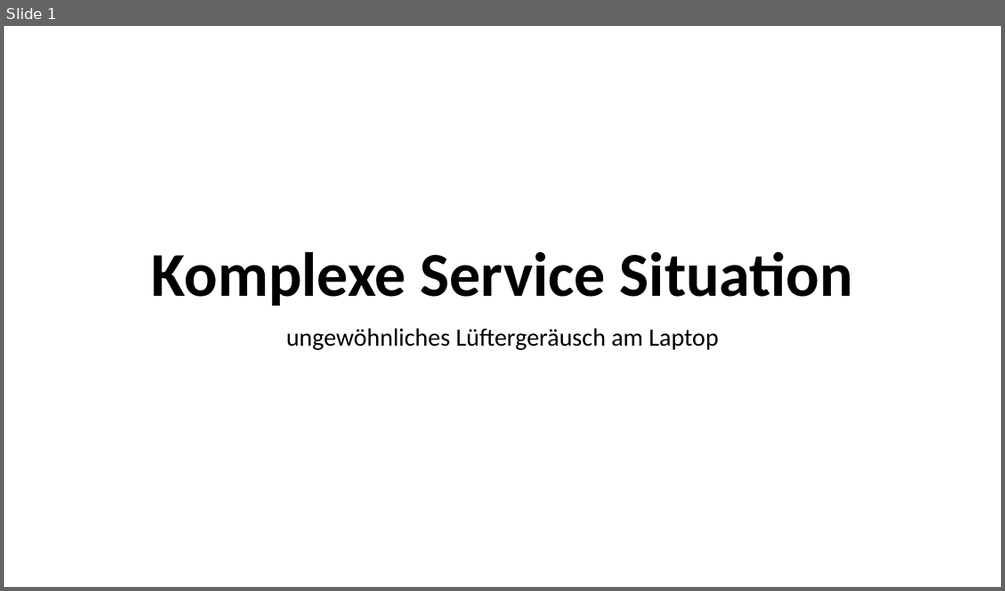
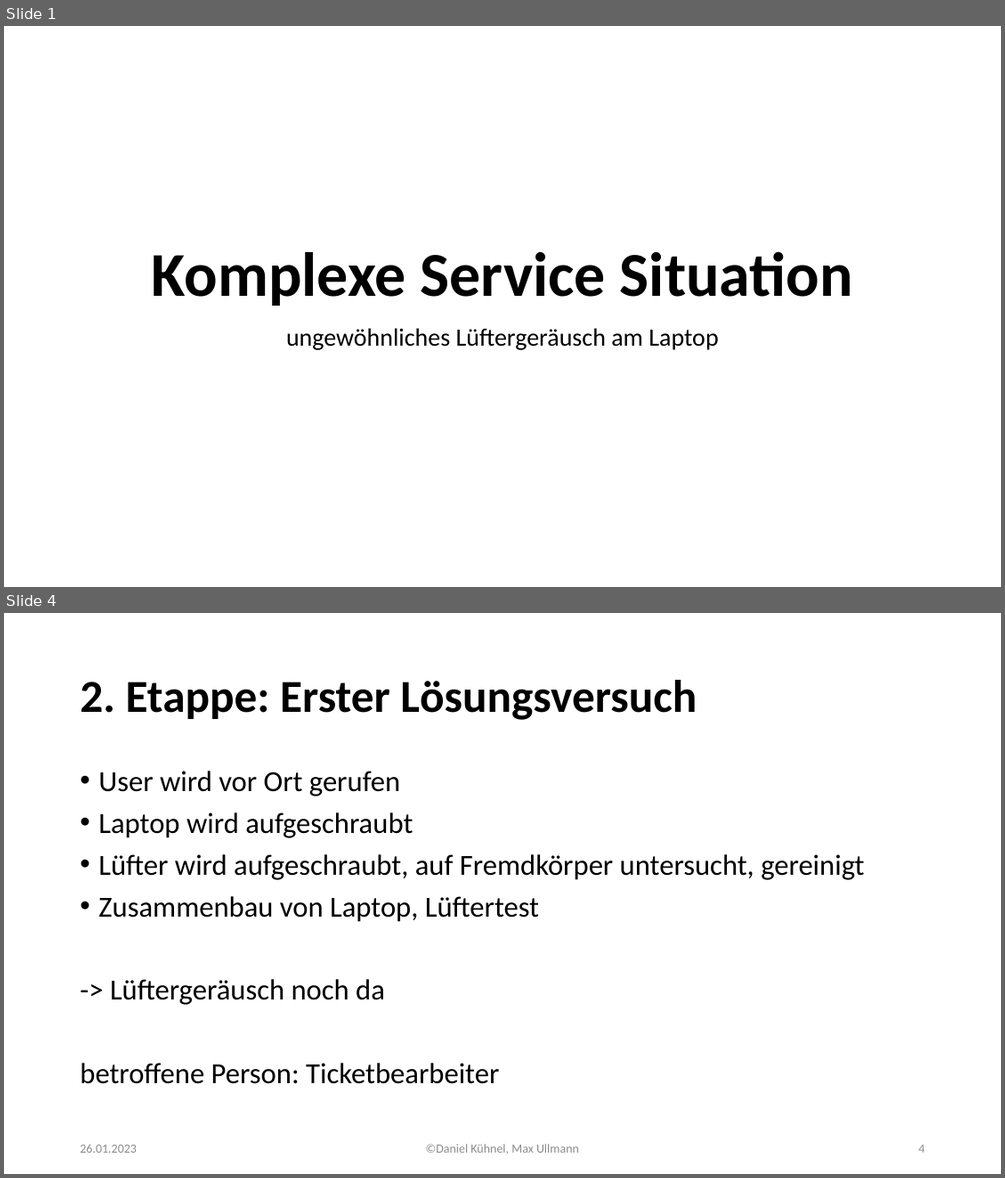
Before and after one commit to someKumo/lf6-hoechst-komplexer-service, a slide deck: Komplexe_Service_Situation.pptx. Shown one above the other, each under a label of ours: slide 1 before the commit, slides 1 and 4 after it; the slides between them are not shown. The pictures are 1005x591 and 1005x1178 pixels, drawn with LibreOffice and Linux fonts; fonts in the diff are those of the drawing. Boxes give left, top, right and bottom in pixels: in the first picture for what was removed or moved away, otherwise in the second. Text is boxed around its words. In the diff, an @@ line names an element or a change of style, - is before the commit and + after.

```diff
--- a/Komplexe_Service_Situation.pptx
+++ b/Komplexe_Service_Situation.pptx
@@ slide 4 added at (4,613,1001,1174), background #FFFFFF @@
@@ title added at (80,680,696,720), 44 pt, text #000000, bold @@
+2. Etappe: Erster Lösungsversuch
@@ text added at (80,771,864,1084), 28 pt, text #000000 @@
+• User wird vor Ort gerufen
+• Laptop wird aufgeschraubt
+• Lüfter wird aufgeschraubt, auf Fremdkörper untersucht, gereinigt
+• Zusammenbau von Laptop, Lüftertest
+-> Lüftergeräusch noch da
+betroffene Person: Ticketbearbeiter
@@ text added at (80,1144,137,1152), 12 pt, text #8C8C8C @@
+26.01.2023
@@ text added at (426,1143,579,1153), 12 pt, text #8C8C8C @@
+©Daniel Kühnel, Max Ullmann
@@ page number added at (918,1144,924,1152), 12 pt, text #8C8C8C @@
+4
```
Also in this commit, not shown: 6 other slides added, 1 slide removed.
